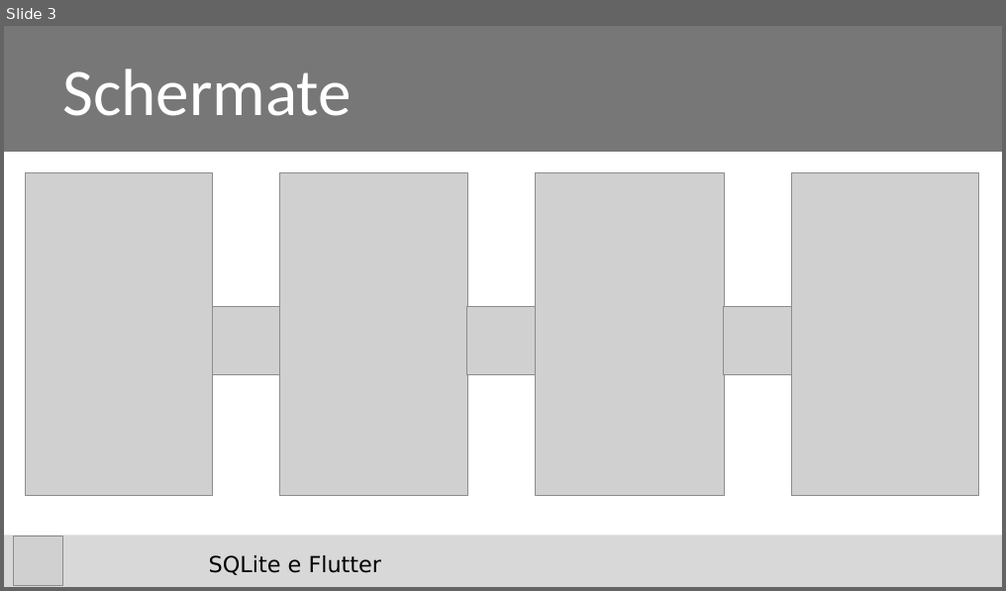
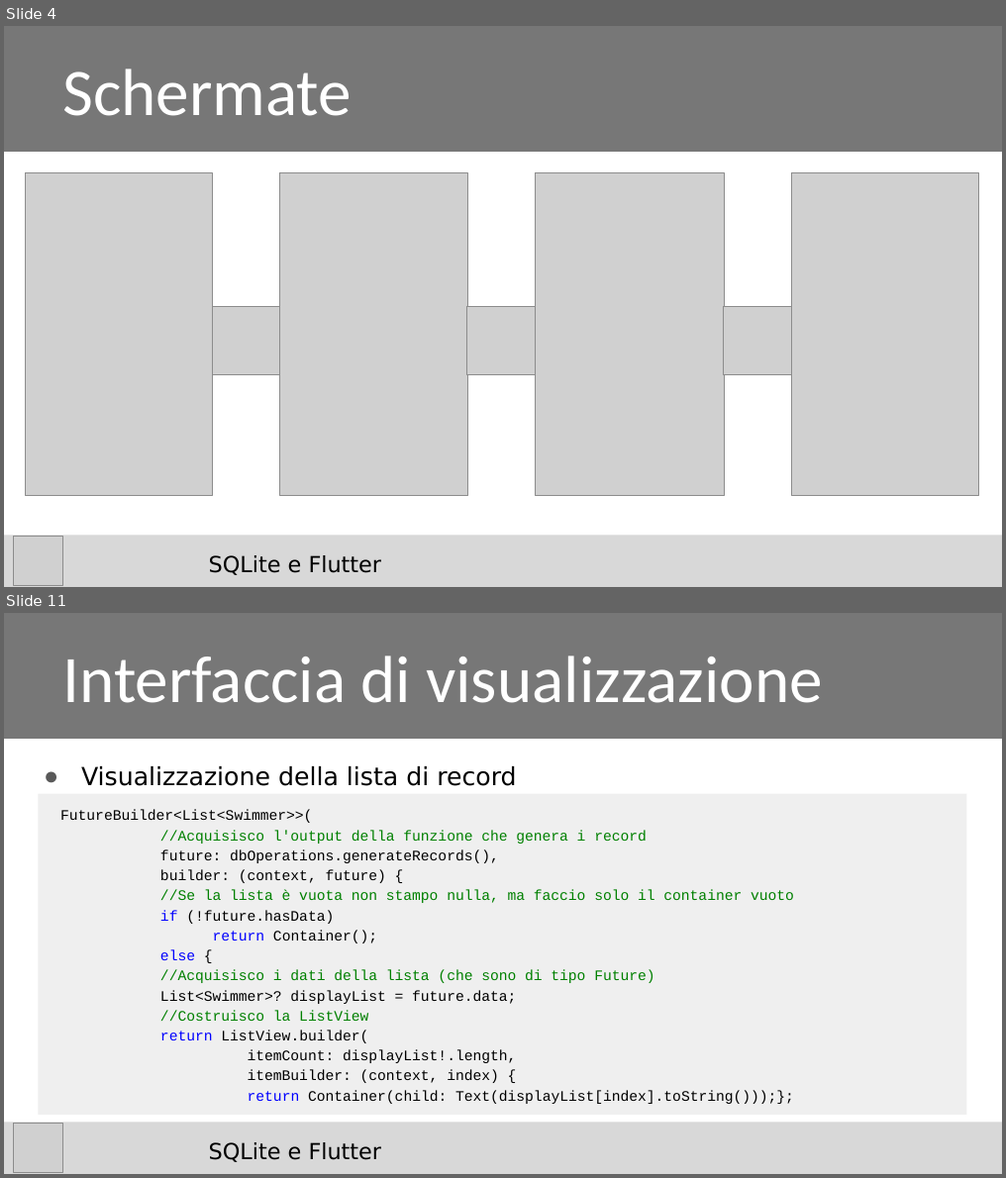
Before and after one commit to riccardosantarossa/SQLit_e_Flutter, a slide deck: Santarossa_Slides.pptx. Shown one above the other, each under a label of ours: slide 3 before the commit, slides 4 and 11 after it; the slides between them are not shown. The pictures are 1006x591 and 1006x1178 pixels, drawn with LibreOffice and Linux fonts; fonts in the diff are those of the drawing; grey boxes stand for pictures; background and template pictures are left out. Boxes give left, top, right and bottom in pixels: in the first picture for what was removed or moved away, otherwise in the second. Text is boxed around its words. In the diff, an @@ line names an element or a change of style, - is before the commit and + after.

```diff
--- a/Santarossa_Slides.pptx
+++ b/Santarossa_Slides.pptx
@@ slide 11 added at (4, 613, 1002, 1174), background #FFFFFF; not listed: 1 template element that a slide beside it also shows @@
@@ title added at (4, 613, 1002, 739), fill #777777, 48 pt, text #FFFFFF @@
+Interfaccia di visualizzazione
@@ text added at (81, 766, 516, 786), 18 pt, text #000000 @@
+● Visualizzazione della lista di record
@@ text added at (38, 793, 966, 1115), fill #EFEFEF, 10.5 pt, text #000000 @@
+FutureBuilder<List<Swimmer>>(
+//Acquisisco l'output della funzione che genera i record
+future: dbOperations.generateRecords(),
+builder: (context, future) {
+//Se la lista è vuota non stampo nulla, ma faccio solo il container vuoto
+if (!future.hasData)
+return Container();
+else {
+//Acquisisco i dati della lista (che sono di tipo Future)
+List<Swimmer>? displayList = future.data;
+//Costruisco la ListView
+return ListView.builder(
+itemCount: displayList!.length,
+itemBuilder: (context, index) {
+return Container(child: Text(displayList[index].toString()));};
@@ picture added at (14, 1124, 62, 1172) @@
@@ text added at (209, 1143, 382, 1162), 16 pt, text #000000 @@
+SQLite e Flutter
@@ what was slide 3 is now slide 4 @@
```
Also in this commit, not shown: 3 slides changed, 4 other slides added.
